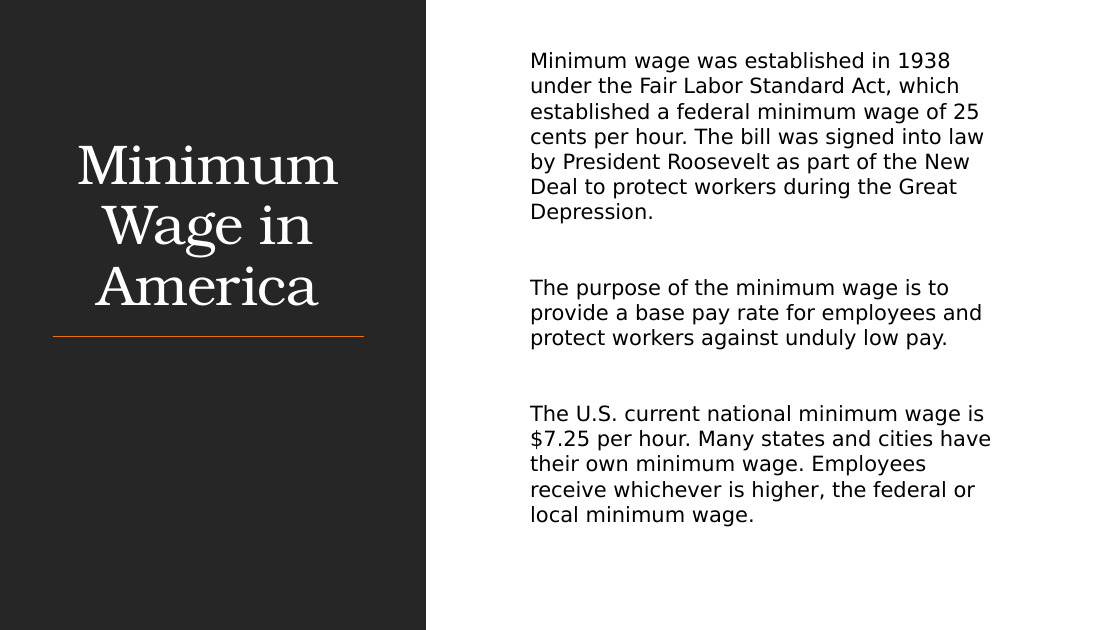
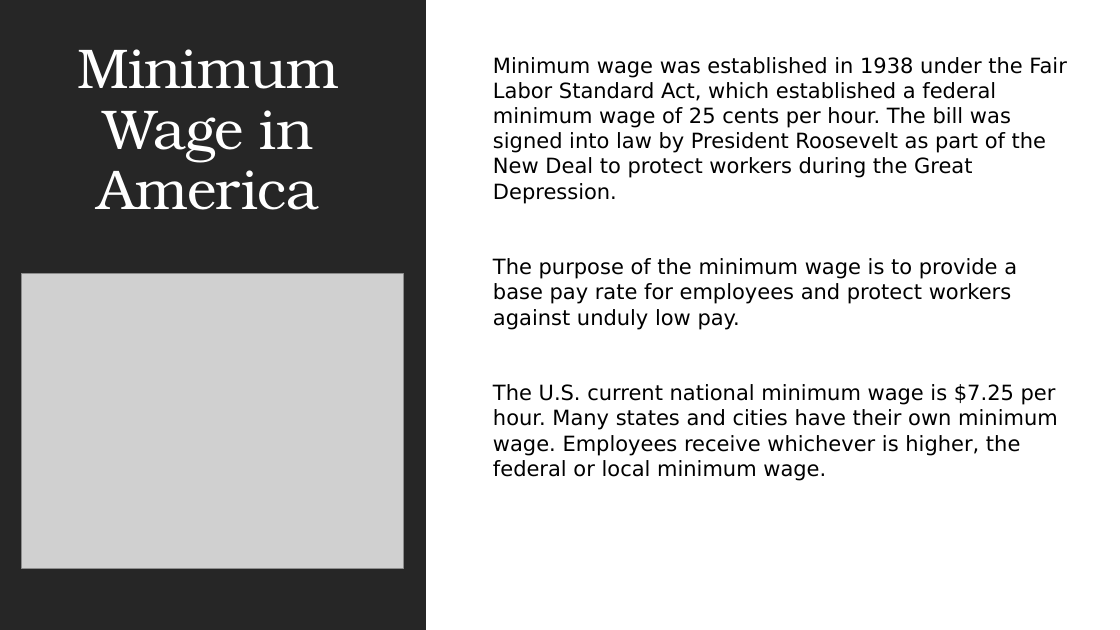
Before and after one commit to devindubin/ProjectOne, a slide deck: slide 2 of Project Presentation.pptx (slide 3 before the commit). Drawn at 1120x630 pixels with LibreOffice and Linux fonts; fonts in the diff are those of the drawing; grey boxes stand for pictures. Boxes give left, top, right and bottom in pixels: in the first picture for what was removed or moved away, otherwise in the second. Text is boxed around its words. In the diff, an @@ line names an element or a change of style, - is before the commit and + after.

Commit message:
final Slide

```diff
--- a/Project Presentation.pptx
+++ b/Project Presentation.pptx
@@ title "Minimum Wage in America": place and size @@
-title "Minimum Wage in America" at (77, 145, 339, 306)
+title "Minimum Wage in America" at (77, 49, 339, 210)
@@ text "Minimum wage was established in ..." rewrapped from (530, 52, 991, 527) to (493, 57, 1066, 481) @@
@@ picture added at (22, 274, 404, 569) @@
@@ line removed from (53, 337) to (364, 337) @@
```
Also in this commit, not shown: 2 other slides changed, 6 slides added, 1 slide removed, 1 other file.
